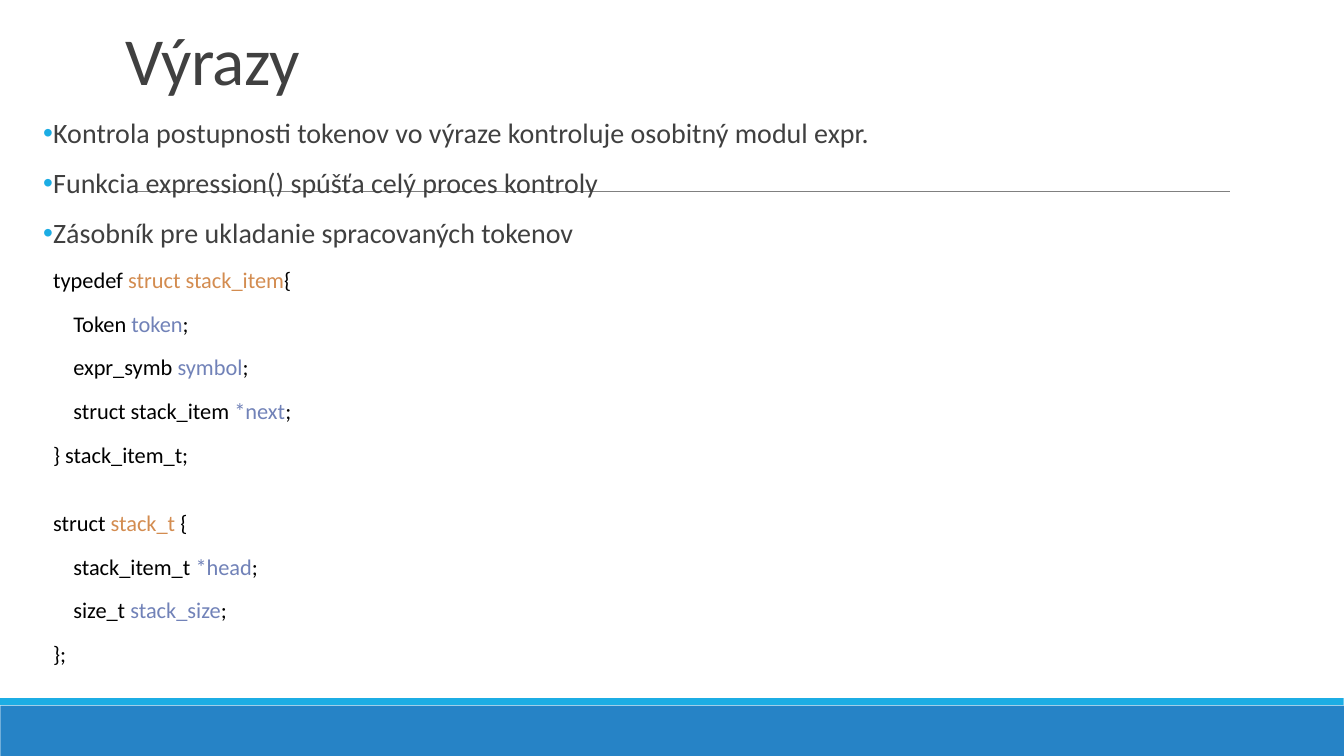
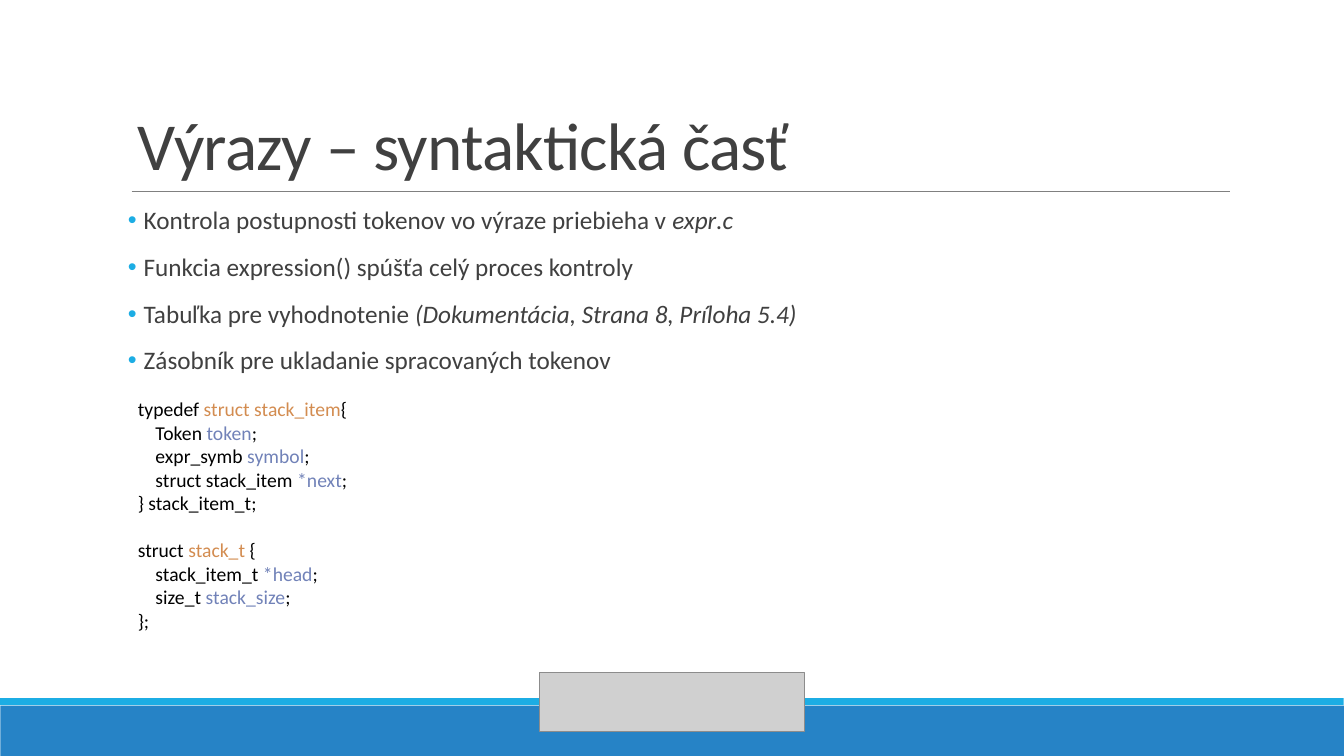
Before and after one commit to MoZZrello/IFJ-Project-2022, a slide deck: slide 6 of docs/IFJ PROJEKT - VARIANTA TRP.pptx. Drawn at 1344x756 pixels with LibreOffice and Linux fonts; fonts in the diff are those of the drawing; grey boxes stand for pictures. Boxes give left, top, right and bottom in pixels: in the first picture for what was removed or moved away, otherwise in the second. Text is boxed around its words. In the diff, an @@ line names an element or a change of style, - is before the commit and + after.

Commit message:
Presentation final

```diff
--- a/docs/IFJ PROJEKT - VARIANTA TRP.pptx
+++ b/docs/IFJ PROJEKT - VARIANTA TRP.pptx
@@ title at [138,123,789,181]: text changed @@
-Výrazy
+Výrazy – syntaktická časť
@@ text "Kontrola postupnosti tokenov vo výraze ...": place and size @@
-text "Kontrola postupnosti tokenov vo výraze ..." at [53,123,868,621]
+text "Kontrola postupnosti tokenov vo výraze ..." at [144,211,797,373]
@@ text at [144,211,733,233]: text changed; size 20 to 18 pt @@
-• Kontrola postupnosti tokenov vo výraze kontroluje osobitný modul expr.
+• Kontrola postupnosti tokenov vo výraze priebieha v expr.c
@@ text at [144,258,633,373]: size 20 to 18 pt in "Funkcia expression() spúšťa celý proces kontroly", "Zásobník pre ukladanie spracovaných tokenov" @@
@@ text at [53,272,292,621]: paragraphs removed @@
-  typedef struct stack_item{
-  Token token;
-  expr_symb symbol;
-  struct stack_item *next;
-  } stack_item_t;
-  struct stack_t {
-  stack_item_t *head;
-  size_t stack_size;
-  };
@@ text at [144,305,797,327]: paragraph added @@
+• Tabuľka pre vyhodnotenie (Dokumentácia, Strana 8, Príloha 5.4)
@@ text added at [138,402,347,607], 14 pt, text #000000 @@
+typedef struct stack_item{
+Token token;
+expr_symb symbol;
+struct stack_item *next;
+} stack_item_t;
+struct stack_t {
+stack_item_t *head;
+size_t stack_size;
+};
@@ picture added at [539,673,805,731] @@
```
Also in this commit, not shown: 10 other slides changed, 3 slides added, 1 slide removed.
